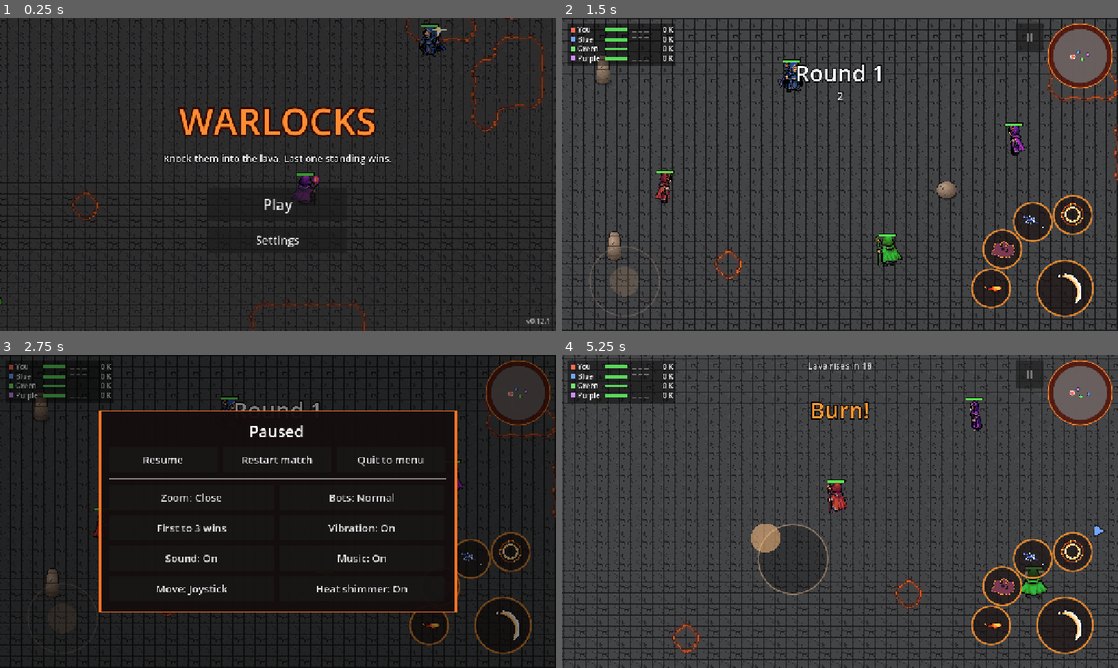
Above: before the commit, frames 1-4 (two rows, left to right).
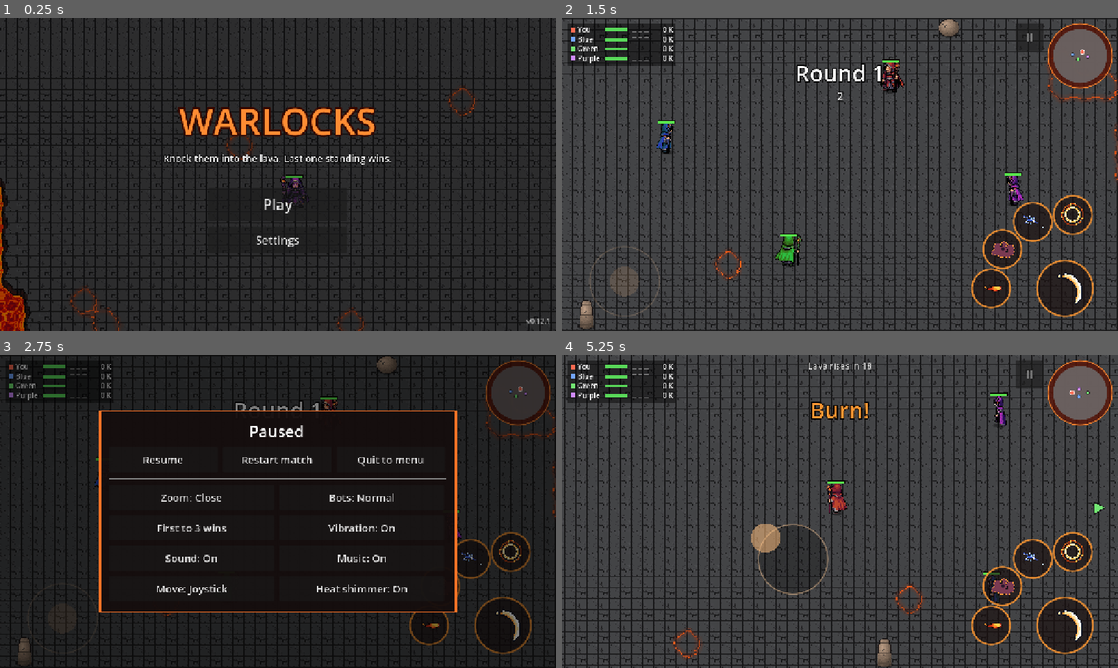
Above: after the commit, the same moments.

Repository: MariosToump/warlocks_on_android
Game: Godot game, scene res://scenes/game.tscn
The game is run twice, just before and just after one commit, with the same random seed, the same clock (stepped at 60 frames per second) and the same inputs.
Inputs (mouse positions are in pixels of both pictures, inside the frame that each line leads up to):
- Up to frame 1 (0.25 s): no input
- Up to frame 2 (1.5 s): click "Play" at 0.5 s; tap Enter at 1.25 s; move the mouse to (962, 158) at 1.27 s; hold D (move_right) from 1.28 s (still down); hold A (attack) from 1.28 s (still down); click (962, 158) at 1.42 s
- Up to frame 3 (2.75 s): release D (move_right) at 2 s; release A (attack) at 2 s; click "II" at 2 s
- Up to frame 4 (5.25 s): click "Restart match" at 2.75 s; tap Space at 3.5 s; drag from (728, 527) to (812, 574) at 3.52 s; move the mouse to (895, 442) at 4.27 s; hold D (move_right) 4.28-5 s; hold A (attack) 4.28-5 s; tap Down (cam_down) at 4.35 s; drag from (812, 574) to (673, 464) at 5.02 s

The runs differ from the first frame. In frame 1, 19% of the frame differs, in the area x 0-100%, y 0-100%; in frame 2, 3.0%; in frame 3, 0.8%; in frame 4, 27%.

Commit message:
Visual pass: shadows under wizards and projectiles; embers on screen, bigger sparks
Co-Authored-By: Claude Opus 5.5 <noreply@anthropic.com>

Diff:
--- a/scripts/arena.gd
+++ b/scripts/arena.gd
@@ -62,6 +62,8 @@
 ## Heat shimmer over the lava (screen-reading shader); see set_heat_haze().
 var heat_haze: ColorRect
 var _embers_radius := -100.0 ## radius the ember spots were placed for
+var _embers_at := Vector2.ZERO ## camera position they were placed for
+var _embers_clock := 0.0
 
 
 func _ready() -> void:
@@ -161,6 +163,14 @@
 	rebuild()
 	_update_ember_points()
 	restart_shrink_timer()
+
+
+func _process(delta: float) -> void:
+	_embers_clock += delta
+	if embers and _embers_clock >= 0.5:
+		_embers_clock = 0.0
+		if camera.global_position.distance_to(_embers_at) > 96.0:
+			_update_ember_points()
 
 
 func _physics_process(delta: float) -> void:
@@ -271,26 +281,43 @@
 	embers.gravity = Vector2(0, -18)
 	embers.initial_velocity_min = 8.0
 	embers.initial_velocity_max = 22.0
-	embers.scale_amount_min = 1.0
-	embers.scale_amount_max = 2.0
+	embers.scale_amount_min = 2.0
+	embers.scale_amount_max = 3.0
+	# Bright yellow-white cores: plain orange vanishes against the lava.
 	var ramp := Gradient.new()
-	ramp.set_color(0, Color(1.0, 0.85, 0.4, 0.0))
-	ramp.set_color(1, Color(0.6, 0.1, 0.0, 0.0))
-	ramp.add_point(0.15, Color(1.0, 0.7, 0.25, 1.0))
-	ramp.add_point(0.7, Color(1.0, 0.35, 0.05, 0.8))
+	ramp.set_color(0, Color(1.0, 1.0, 0.8, 0.0))
+	ramp.set_color(1, Color(0.35, 0.08, 0.02, 0.0))
+	ramp.add_point(0.12, Color(1.0, 0.97, 0.7, 1.0))
+	ramp.add_point(0.6, Color(1.0, 0.75, 0.3, 0.9))
+	ramp.add_point(0.85, Color(0.45, 0.12, 0.04, 0.8))
 	embers.color_ramp = ramp
 	add_child(embers)
 	_update_ember_points()
 	embers.emitting = true
 
 
-## Up to 64 random lava spots 1.5-5 tiles outside the current edge.
+## Up to 64 random lava spots 1.5-5 tiles outside the current edge, on
+## screen when the camera shows some (the ring is too long for 40 embers to
+## be seen otherwise), else all around the island.
 func _update_ember_points() -> void:
 	if embers == null:
 		return
 	_embers_radius = radius_tiles
+	_embers_at = camera.global_position
 	var pts := PackedVector2Array()
 	var center := get_center()
+	var half := get_viewport_rect().size / camera.zoom / 2.0
+	for i in 160:
+		if pts.size() >= 64:
+			break
+		var p := camera.global_position + Vector2(randf_range(-half.x, half.x), randf_range(-half.y, half.y))
+		var out := _tiles_from_center(p) - _edge_at(p, radius_tiles)
+		if out >= 1.0 and out <= 5.0 and is_lava_at(p):
+			pts.append(p)
+	if pts.size() >= 8:
+		embers.emission_points = pts
+		return
+	pts.clear()
 	for i in 160:
 		if pts.size() >= 64:
 			break
--- a/scripts/projectile.gd
+++ b/scripts/projectile.gd
@@ -11,6 +11,8 @@
 
 ## Spark colour when it hits a wizard (Vfx.COLORS).
 var hit_kind := "fire"
+## A small shadow on the ground under the flying sprite.
+var draws_shadow := true
 var caster: Wizard
 var direction := Vector2.RIGHT
 var speed := 560.0
@@ -158,3 +160,8 @@
 		fx.scale = Vector2(fx_scale, fx_scale)
 		get_parent().add_child(fx)
 	queue_free()
+
+
+func _draw() -> void:
+	if draws_shadow:
+		Wizard.draw_shadow(self, Vector2.ZERO, Vector2(6.0, 2.5))
--- a/scripts/vfx.gd
+++ b/scripts/vfx.gd
@@ -66,8 +66,8 @@
 	p.initial_velocity_max = speed
 	p.damping_min = speed * 0.8
 	p.damping_max = speed * 1.6
-	p.scale_amount_min = 1.0
-	p.scale_amount_max = 2.0
+	p.scale_amount_min = 2.0
+	p.scale_amount_max = 3.0
 	var ramp := Gradient.new()
 	ramp.set_color(0, Color(1, 1, 1, 1).lerp(color, 0.4))
 	ramp.set_color(1, Color(color.r * 0.6, color.g * 0.4, color.b * 0.4, 0.0))
@@ -92,7 +92,7 @@
 		"lightning":
 			burst(parent, at, c, 14, 140.0, dir, 70.0, 0.25)
 		_:
-			burst(parent, at, c, 12, 100.0, dir, 60.0, 0.35)
+			burst(parent, at, c, 16, 110.0, dir, 70.0, 0.4)
 
 
 ## A small puff at the staff when a spell is let go.
--- a/scripts/wizard.gd
+++ b/scripts/wizard.gd
@@ -22,6 +22,9 @@
 const SHIELD_FRAMES := preload("res://assets/sprites/effects/shield_bubble_frames.tres")
 ## Radius of the shield bubble (projectiles bounce off here).
 const SHIELD_RADIUS := 22.0
+## Soft shadow under the feet (half-width, half-height) and its centre.
+const SHADOW := Vector2(9.0, 3.5)
+const SHADOW_AT := Vector2(0, 5)
 
 @export var max_health := 100.0
 @export var move_speed := 165.0
@@ -148,12 +151,22 @@
 
 
 func _draw() -> void:
+	if alive:
+		draw_shadow(self, SHADOW_AT, SHADOW)
 	var n := _trail.size()
 	for i in range(1, n):
 		var k := float(i) / n
 		var lift := Vector2(0, -12)
 		draw_line(to_local(_trail[i - 1]) + lift, to_local(_trail[i]) + lift,
 				Color(1.0, 0.9, 0.7, 0.75 * k), 1.5 + 3.5 * k)
+
+
+## A soft dark ellipse (two layers for a soft rim) on `ci` at `at`.
+static func draw_shadow(ci: CanvasItem, at: Vector2, half: Vector2) -> void:
+	ci.draw_set_transform(at, 0.0, Vector2(1.0, half.y / half.x))
+	ci.draw_circle(Vector2.ZERO, half.x, Color(0, 0, 0, 0.22))
+	ci.draw_circle(Vector2.ZERO, half.x * 0.7, Color(0, 0, 0, 0.22))
+	ci.draw_set_transform(Vector2.ZERO)
 
 
 func _wants_to_walk() -> bool:
@@ -354,6 +367,7 @@
 	scale = Vector2.ONE
 	sprite.scale = Vector2.ONE
 	_set_dissolve(0.0)
+	queue_redraw()
 	health_changed.emit(health, max_health)
 	_play("idle")
 	reset_physics_interpolation() # a jump, not a slide
--- a/tools/test_vfx.gd
+++ b/tools/test_vfx.gd
@@ -104,6 +104,12 @@
 	GameSettings.reset()
 	GameSettings.save_settings()
 
+	print("shadows")
+	_check(Wizard.SHADOW.x > Wizard.SHADOW.y and Wizard.SHADOW.y > 0.0, "wizards have a flat shadow")
+	var orb: Projectile = load("res://scenes/projectile_fireball.tscn").instantiate()
+	_check(orb.draws_shadow, "projectiles draw a shadow")
+	orb.free()
+
 	print("TEST %s (%d failures)" % ["PASSED" if failures == 0 else "FAILED", failures])
 	quit(1 if failures else 0)
 
